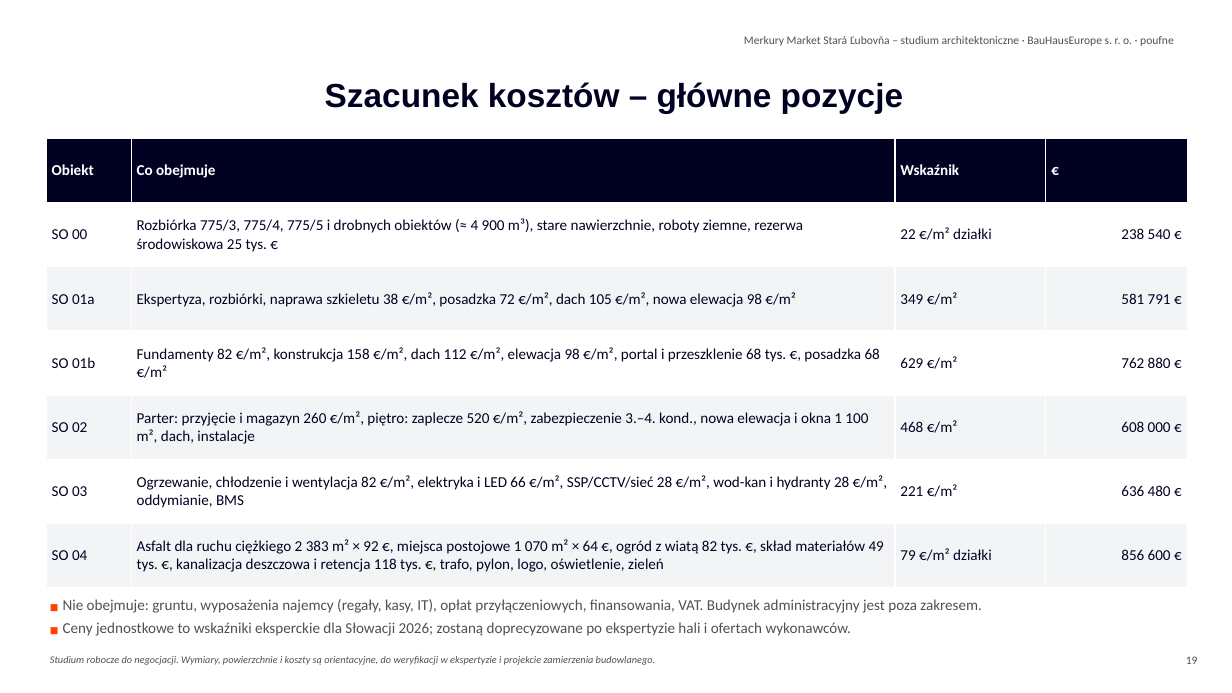
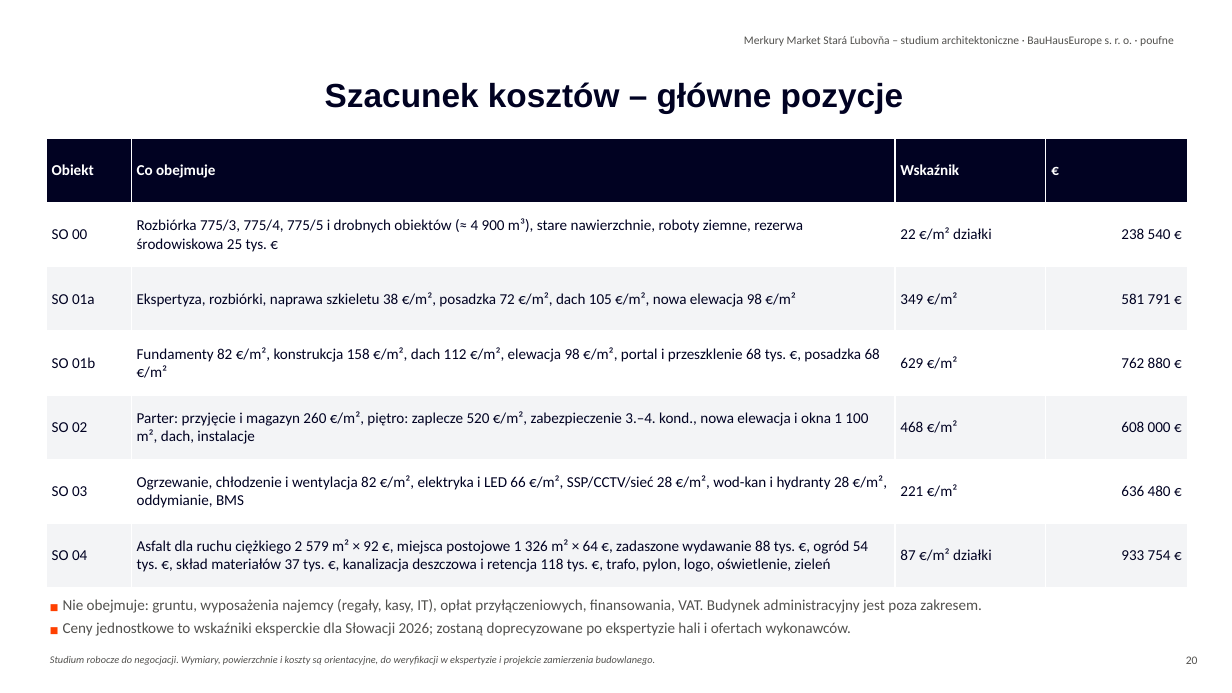
Before and after one commit to Lubo585/Lubo585, a slide deck: slide 20 of business-plan/studia-merkury-market/variant-B-sanacia/Merkury_Market_Stara_Lubovna_wariant_B_modernizacja_dobudowa_PL.pptx (slide 19 before the commit). Drawn at 1232x693 pixels with LibreOffice and Linux fonts; fonts in the diff are those of the drawing; background and template pictures are left out. Boxes give left, top, right and bottom in pixels: in the first picture for what was removed or moved away, otherwise in the second. Text is boxed around its words. In the diff, an @@ line names an element or a change of style, - is before the commit and + after.

```diff
--- a/business-plan/studia-merkury-market/variant-B-sanacia/Merkury_Market_Stara_Lubovna_wariant_B_modernizacja_dobudowa_PL.pptx
+++ b/business-plan/studia-merkury-market/variant-B-sanacia/Merkury_Market_Stara_Lubovna_wariant_B_modernizacja_dobudowa_PL.pptx
@@ table at (x1=46, y1=139, x2=1188, y2=588) @@
-row 7: SO 04 | Asfalt dla ruchu ciężkiego 2 383 m² × 92 €, miejsca postojowe 1 070 m² × 64 €, ogród z wiatą 82 tys. €, skład materiałów 49 tys. €, kanalizacja deszczowa i retencja 118 tys. €, trafo, pylon, logo, oświetlenie, zieleń | 79 €/m² działki | 856 600 €
+row 7: SO 04 | Asfalt dla ruchu ciężkiego 2 579 m² × 92 €, miejsca postojowe 1 326 m² × 64 €, zadaszone wydawanie 88 tys. €, ogród 54 tys. €, skład materiałów 37 tys. €, kanalizacja deszczowa i retencja 118 tys. €, trafo, pylon, logo, oświetlenie, zieleń | 87 €/m² działki | 933 754 €
@@ text at (x1=1186, y1=656, x2=1198, y2=664): text changed @@
-19
+20
```
Also in this commit, not shown: 19 other slides changed, 1 slide added, 26 other files.
